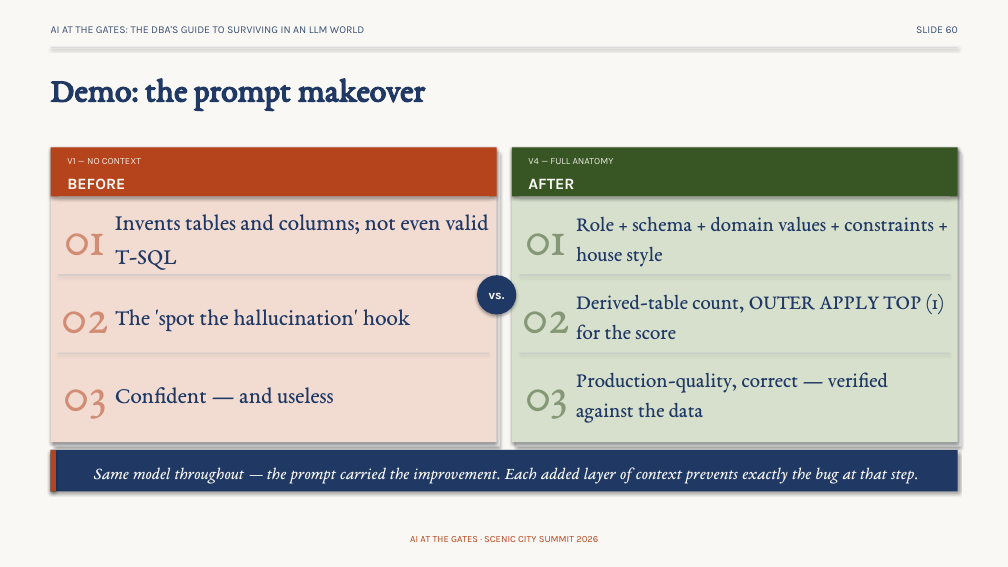
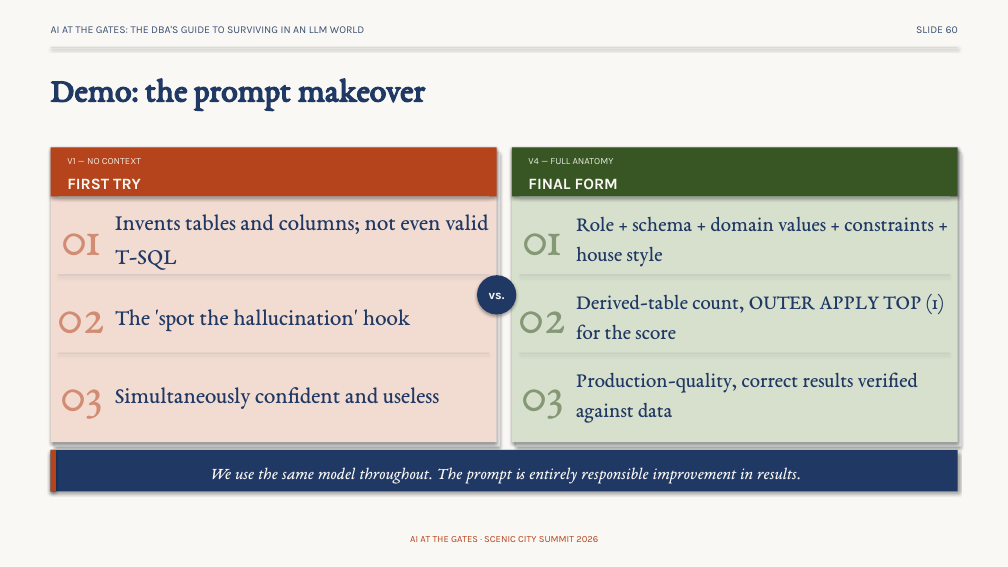
Before and after one commit to feaselkl/AI-at-the-Gates, a slide deck: slide 60 of slides/scenic-city-aigates-precon.pptx. Drawn at 1008x567 pixels with LibreOffice and Linux fonts; fonts in the diff are those of the drawing. Boxes give left, top, right and bottom in pixels: in the first picture for what was removed or moved away, otherwise in the second. Text is boxed around its words. In the diff, an @@ line names an element or a change of style, - is before the commit and + after.

```diff
--- a/slides/scenic-city-aigates-precon.pptx
+++ b/slides/scenic-city-aigates-precon.pptx
@@ text at [67, 178, 141, 189]: text changed @@
-BEFORE
+FIRST TRY
@@ text at [528, 178, 618, 189]: text changed @@
-AFTER
+FINAL FORM
@@ text "01": place and size @@
-text "01" at [65, 233, 105, 255]
+text "01" at [61, 233, 101, 255]
@@ text "01": place and size @@
-text "01" at [526, 233, 566, 255]
+text "01" at [522, 233, 562, 255]
@@ text "03": place and size @@
-text "03" at [64, 389, 106, 419]
+text "03" at [60, 389, 102, 419]
@@ text at [115, 387, 439, 409]: text changed @@
-Confident — and useless
+Simultaneously confident and useless
@@ text "03": place and size @@
-text "03" at [525, 389, 567, 419]
+text "03" at [521, 389, 563, 419]
@@ text at [576, 372, 918, 423]: text changed @@
-Production-quality, correct — verified against the data
+Production-quality, correct results verified against data
@@ text at [211, 467, 801, 484]: text changed @@
-Same model throughout — the prompt carried the improvement. Each added layer of context prevents exactly the bug at that step.
+We use the same model throughout. The prompt is entirely responsible improvement in results.
```
Also in this commit, not shown: 71 other slides changed, 2 slides added, 2 slides removed.
